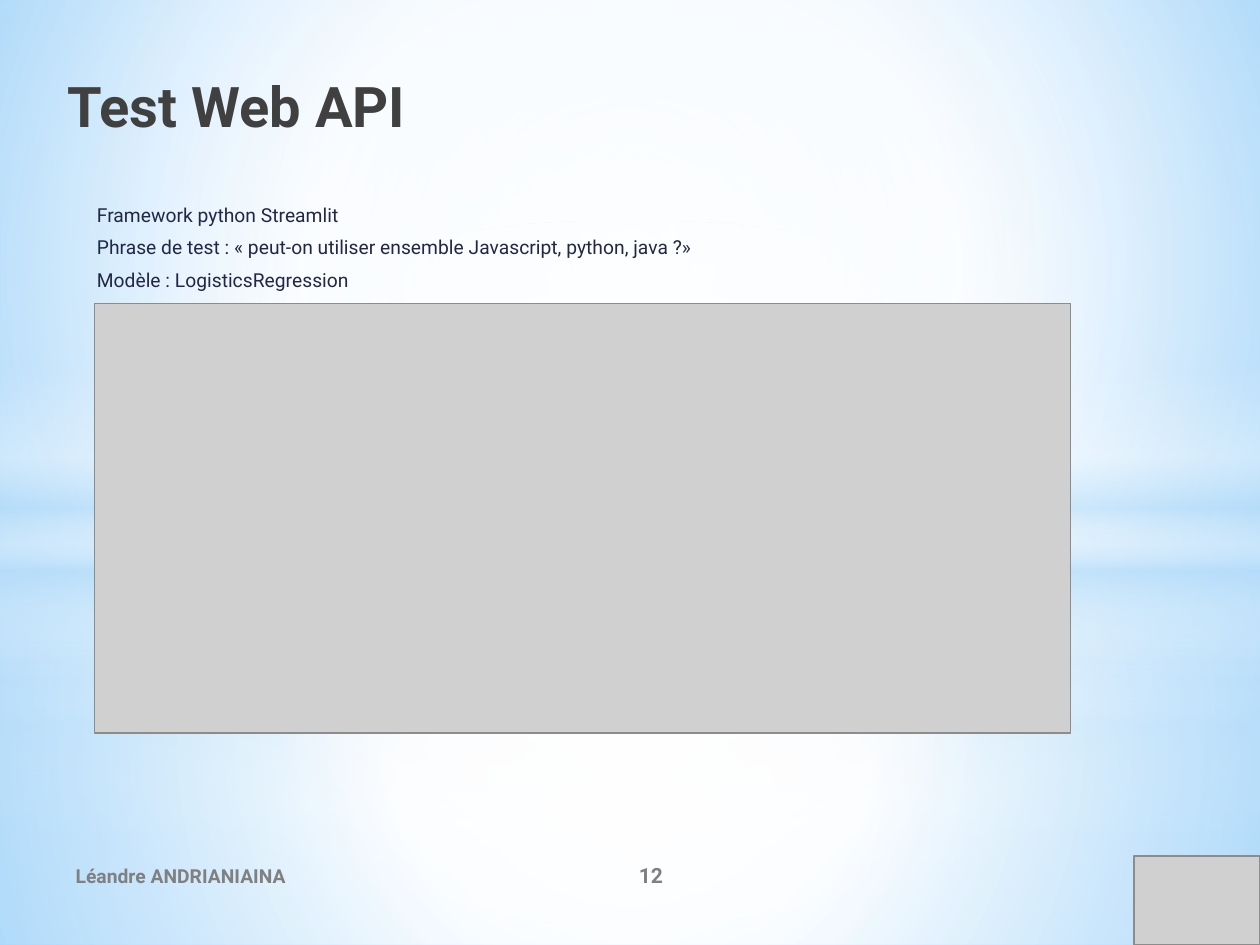
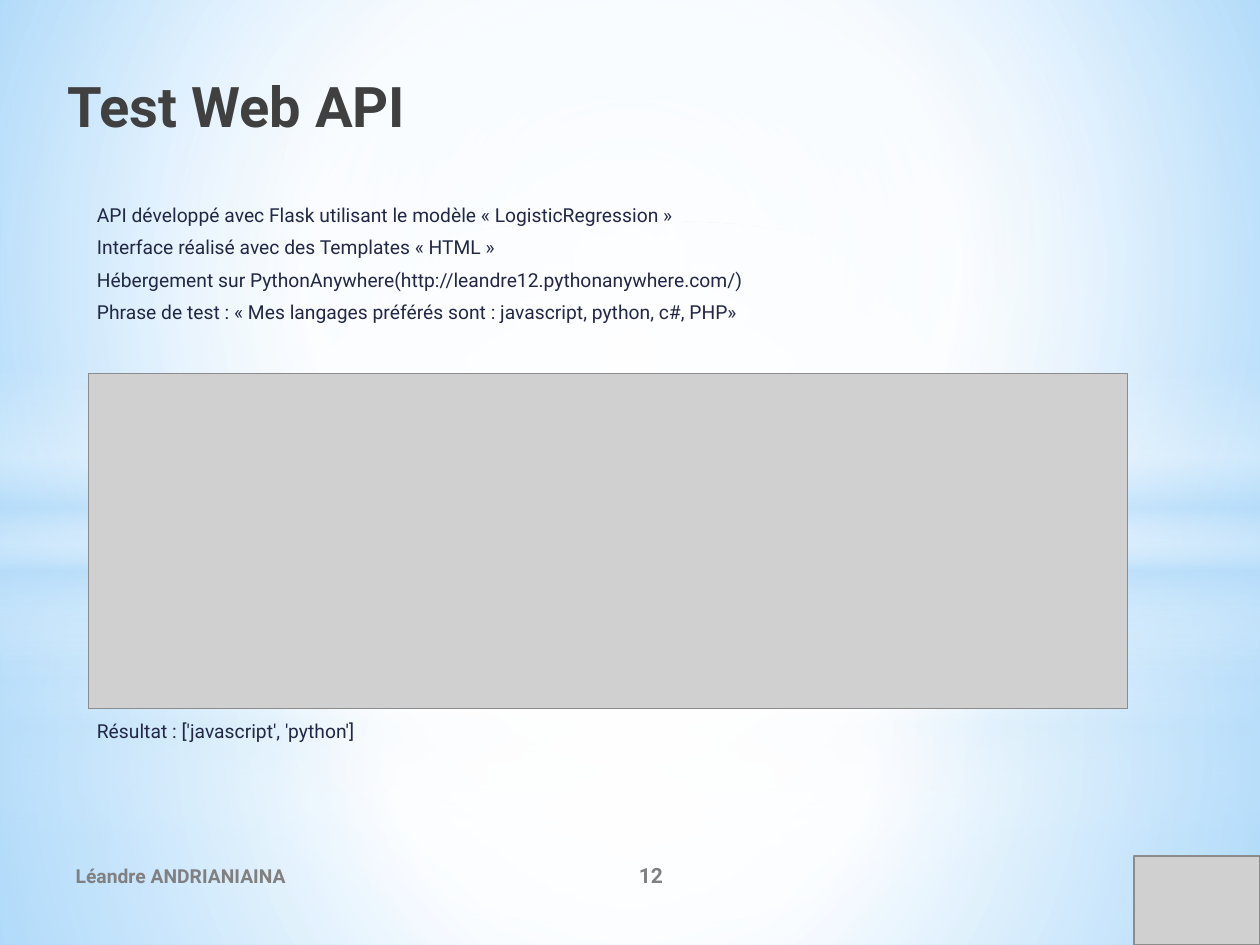
Before and after one commit to leandre12/suggestion-tag, a slide deck: slide 12 of documents/P5_Presentationprojet.pptx. Drawn at 1260x945 pixels with LibreOffice and Linux fonts; fonts in the diff are those of the drawing; grey boxes stand for pictures. Boxes give left, top, right and bottom in pixels: in the first picture for what was removed or moved away, otherwise in the second. Text is boxed around its words. In the diff, an @@ line names an element or a change of style, - is before the commit and + after.

```diff
--- a/documents/P5_Presentationprojet.pptx
+++ b/documents/P5_Presentationprojet.pptx
@@ text at box(97, 207, 742, 742): text changed @@
-Framework python Streamlit
-Phrase de test : « peut-on utiliser ensemble Javascript, python, java ?»
-Modèle : LogisticsRegression
+API développé avec Flask utilisant le modèle « LogisticRegression »
+Interface réalisé avec des Templates « HTML »
+Hébergement sur PythonAnywhere(http://leandre12.pythonanywhere.com/)
+Phrase de test : « Mes langages préférés sont : javascript, python, c#, PHP»
+Résultat : ['javascript', 'python']
@@ picture: place and size @@
-picture at box(94, 304, 1071, 733)
+picture at box(88, 373, 1128, 708)
```
Also in this commit, not shown: 7 other slides changed, 21 other files.
